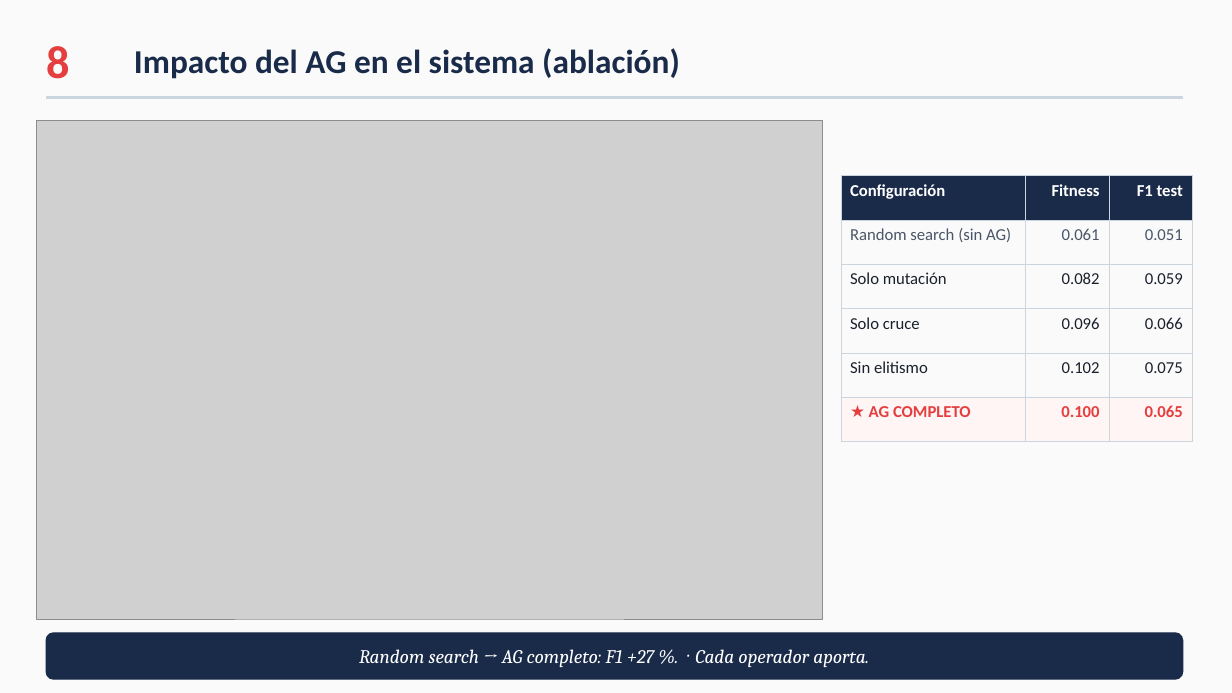
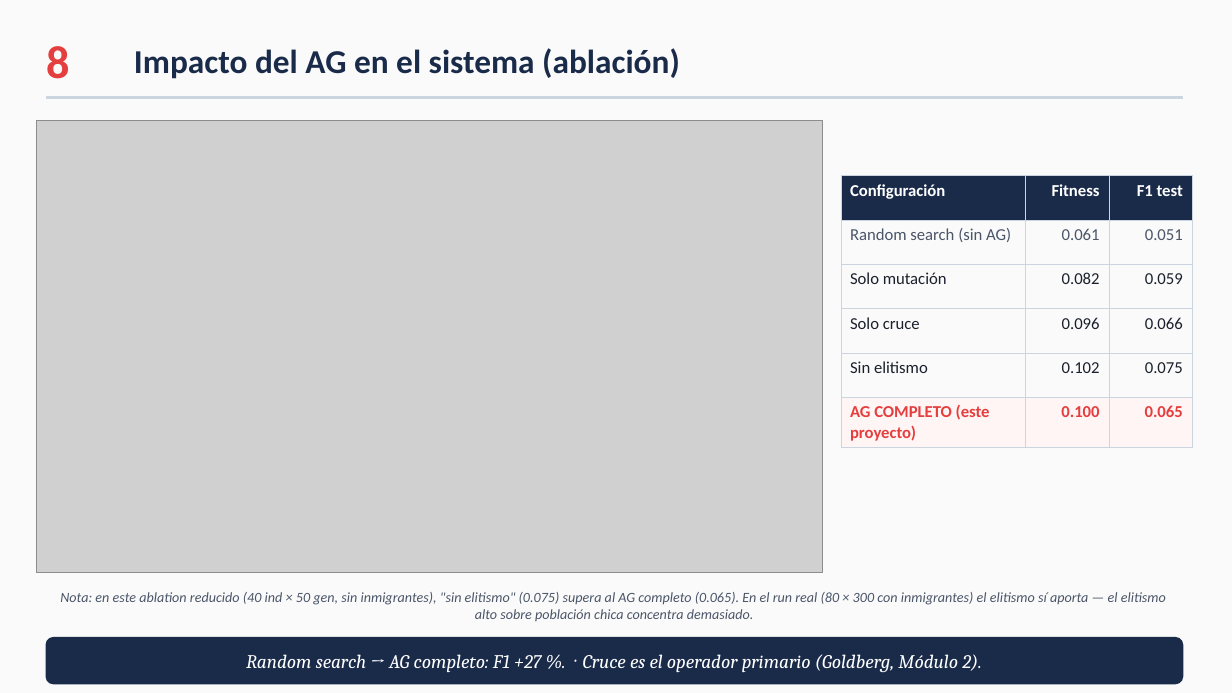
Before and after one commit to ccKabra/farmApp-TCE, a slide deck: slide 9 of PRESENTACION.pptx. Drawn at 1232x693 pixels with LibreOffice and Linux fonts; fonts in the diff are those of the drawing; grey boxes stand for pictures. Boxes give left, top, right and bottom in pixels: in the first picture for what was removed or moved away, otherwise in the second. Text is boxed around its words. In the diff, an @@ line names an element or a change of style, - is before the commit and + after.

```diff
--- a/PRESENTACION.pptx
+++ b/PRESENTACION.pptx
@@ picture: place and size @@
-picture at bbox=[37, 120, 823, 619]
+picture at bbox=[37, 120, 823, 573]
@@ table at bbox=[841, 176, 1192, 445] @@
-row 6, column 1: ★ AG COMPLETO
+row 6, column 1: AG COMPLETO (este proyecto)
@@ text added at bbox=[60, 592, 1166, 621], 11 pt, text #4A5568, italic @@
+Nota: en este ablation reducido (40 ind × 50 gen, sin inmigrantes), "sin elitismo" (0.075) supera al AG completo (0.065). En el run real (80 × 300 con inmigrantes) el elitismo sí aporta — el elitismo alto sobre población chica concentra demasiado.
@@ rounded rectangle: place and size @@
-rounded rectangle at bbox=[46, 633, 1183, 679]
+rounded rectangle at bbox=[46, 638, 1183, 684]
@@ text at bbox=[246, 654, 981, 672]: text changed @@
-Random search → AG completo: F1 +27 %. · Cada operador aporta.
+Random search → AG completo: F1 +27 %. · Cruce es el operador primario (Goldberg, Módulo 2).
```
Also in this commit, not shown: 5 other slides changed.
